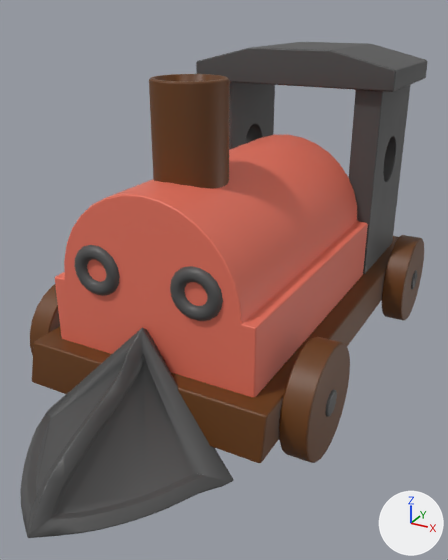
A saved change to the FBX model Assets/models/train/locomotive.fbx.
Rendered twice from a 50 mm camera at (0.819, -2.431, 1.043) aimed at (0.015, -0.97, 0.312). Lighting does not change. The marker at lower right points along +X, +Y and +Z. Where no turn or scale is listed for an object, it has been applied to the vertices. Vertices at the same position are counted once.

The older version as bpy lines, for what is in view:
```python
mat_material_004 = principled_material('Material.004')
mat_material_004.base_color = (0.133, 0.0433, 0.00601)  # brown #663b12
me_object_0_004 = bpy.data.meshes.new('Object_0.004')
me_object_0_004.from_pydata(...)  # 2512 vertices, 2683 faces; spans x -0.44..0.44, y -1.78..0.01, z -0.01..0.92
# faces by material slot: [535, 626, 1522]
me_object_0_004.materials.append(mat_material_002)  # red #e7735e
me_object_0_004.materials.append(mat_material_004)  # brown #663b12
me_object_0_004.materials.append(mat_material_005)  # dark grey #4e4e4e
ob_locomotive = bpy.data.objects.new('Locomotive', me_object_0_004)
ob_locomotive.location = (0.0, 0.0, 0.0)
```
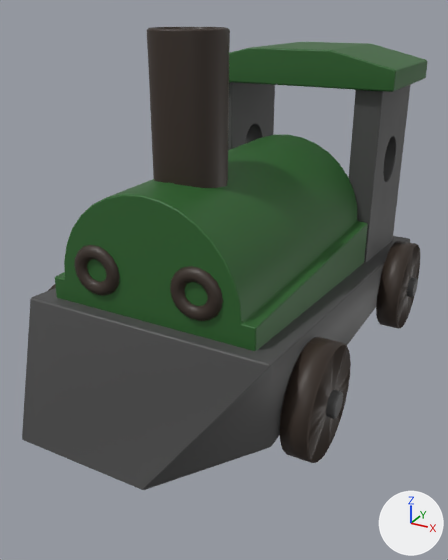
Changed parts and their boxes (x1, y1, x2, y2) in the pictures (448 x 560 px; the box of a moved part takes in the faces that stretch with it):
'Locomotive', recoloured, reshaped (red to green, 10% shorter): before (20, 42, 428, 538); after (22, 42, 428, 490)
'Chimney', added: after (147, 27, 230, 188)
'WheelsFront', added: after (48, 284, 351, 463)
    faces in mat_material_004 (brown #362b23): (48, 284, 351, 463)
    faces in mat_material_005 (dark grey #4e4e4e): (326, 390, 343, 419)
'wheelsRear', added: after (376, 241, 420, 329)
    faces in mat_material_004 (brown #362b23): (376, 241, 420, 329)
    faces in mat_material_005 (dark grey #4e4e4e): (407, 277, 418, 297)
part 1 of me_object_0_004, deleted: before (20, 74, 424, 538)
part 2 of me_object_0_004, moved or reshaped: before (32, 266, 387, 463); after (22, 239, 410, 490)
part 3 of me_object_0_004, recoloured (red to green): (55, 134, 368, 351) in both
part 4 of me_object_0_004, recoloured: before (34, 236, 398, 418); after (31, 236, 409, 367)
part 5 of me_object_0_004, recoloured: (74, 245, 223, 321) in both
part 6 of me_object_0_004, recoloured (grey to green): (229, 42, 428, 92) in both

Diff of the bpy script that builds the scene:
```diff
--- a/Assets/models/train/locomotive.fbx.py
+++ b/Assets/models/train/locomotive.fbx.py
@@ mat_material_004 @@
 mat_material_004 = principled_material('Material.004')
-mat_material_004.base_color = (0.133, 0.0433, 0.00601)  # brown #663b12
+mat_material_004.base_color = (0.0374, 0.0243, 0.017)  # brown #362b23
@@ mat_material_003 @@
+mat_material_003 = principled_material('Material.003')
+mat_material_003.base_color = (0.0266, 0.124, 0.0257)  # dark green #2d632c
@@ me_object_0_004 @@
-me_object_0_004.from_pydata(...)  # 2512 vertices, 2683 faces; spans x -0.44..0.44, y -1.78..0.01, z -0.01..0.92
+me_object_0_004.from_pydata(...)  # 1379 vertices, 1422 faces; spans x -0.35..0.35, y -1.62..0.01, z 0.09..0.92
+# me_object_0_004 part 1: 10 loose pieces with 1137 vertices, spanning x -0.44..0.44, y -1.78..-0.15, z -0.01..0.89, are deleted
+# me_object_0_004 part 2
+# 4 vertices are removed from x -0.35..0.35, y -1.41..-1.38, z 0.1..0.21
+# 12 faces are deleted
+# 4 vertices in x -0.35..0.35, y -1.4, z 0.09..0.1 move by (0.0, 0.05, 0.01)
+# 4 vertices move from x -0.35..0.35, y -1.39..-1.38, z 0.21 to x -0.35..0.35, y -1.38..-1.37, z 0.33..0.34
+# 8 vertices are added at x -0.35..0.35, y -1.62..-1.37, z 0.1..0.33
+# 17 new faces join them, mat_material_005 (dark grey #4e4e4e)
+# me_object_0_004 part 3: 120 faces spanning x -0.3..0.3, y -1.33..-0.5, z 0.2..0.66 switch from mat_material_002 (red #e7735e) to mat_material_003 (dark green #2d632c)
+# me_object_0_004 part 4: 14 faces spanning x -0.35..0.35, y -1.38..-0.06, z 0.09..0.34 switch from mat_material_004 (brown #663b12) to mat_material_005 (dark grey #4e4e4e)
+# me_object_0_004 part 5: 324 faces spanning x -0.22..0.21, y -1.35..-1.33, z 0.38..0.51 switch from mat_material_005 (dark grey #4e4e4e) to mat_material_004 (brown #362b23)
+# me_object_0_004 part 6: 42 faces spanning x -0.34..0.34, y -0.52..-0.1, z 0.81..0.92 switch from mat_material_005 (dark grey #4e4e4e) to mat_material_003 (dark green #2d632c)
@@ ob_wheelsrear @@
+ob_wheelsrear = bpy.data.objects.new('wheelsRear', me_object_0_008)  # 342 vertices, 417 faces; spans x -0.45..0.451, y -0.152..0.152, z -0.152..0.152; in mat_material_004 (brown #362b23), mat_material_005 (dark grey #4e4e4e)
+ob_wheelsrear.location = (0.0, -0.376, 0.146)
@@ ob_wheelsfront @@
+ob_wheelsfront = bpy.data.objects.new('WheelsFront', me_object_0_008.copy())
+ob_wheelsfront.location = (0.0, -1.176, 0.146)
@@ ob_chimney @@
+ob_chimney = bpy.data.objects.new('Chimney', me_object_0_006)  # 121 vertices, 120 faces; spans x -0.1..0.1, y -0.095..0.097, z 0.0..0.509; in mat_material_004 (brown #362b23)
+ob_chimney.location = (0.0, -1.115, 0.49)
```
